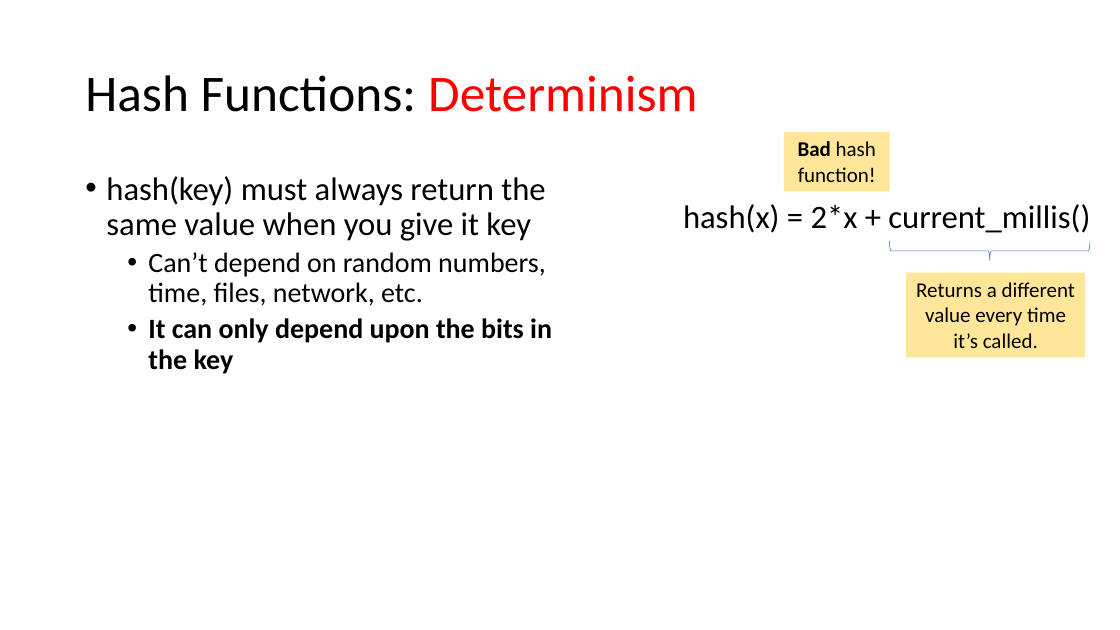
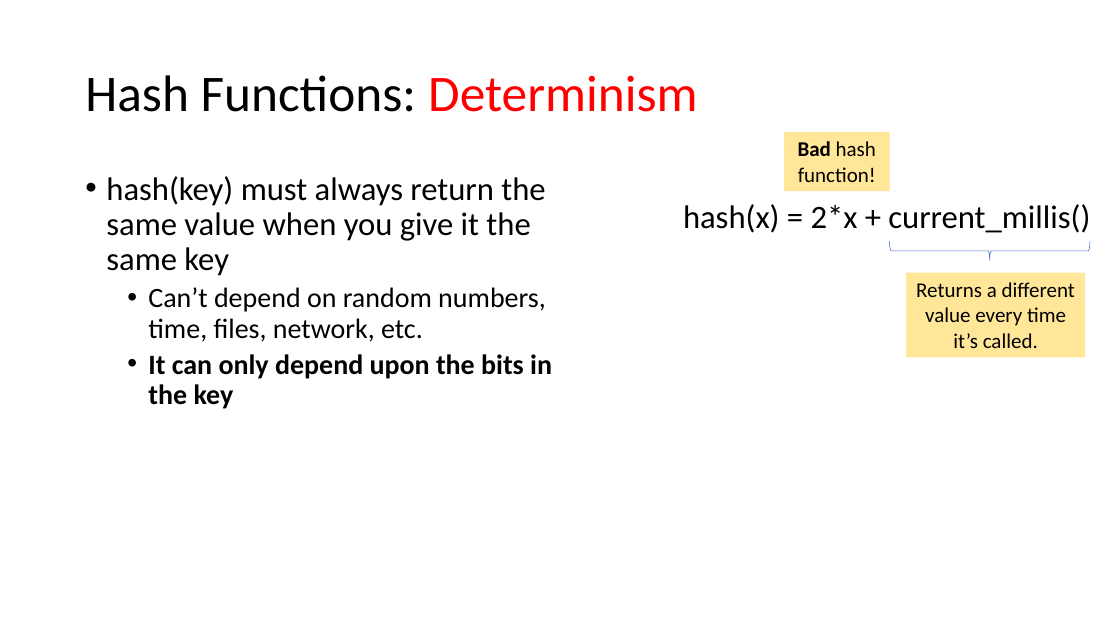
Before and after one commit to tjd1234/cmpt225fall2023, a slide deck: slide 51 of lecture_notes/week8/week8_maps_and_hashing.pptx (slide 33 before the commit). Drawn at 1120x630 pixels with LibreOffice and Linux fonts; fonts in the diff are those of the drawing. Boxes give left, top, right and bottom in pixels: in the first picture for what was removed or moved away, otherwise in the second. Text is boxed around its words. In the diff, an @@ line names an element or a change of style, - is before the commit and + after.

```diff
--- a/lecture_notes/week8/week8_maps_and_hashing.pptx
+++ b/lecture_notes/week8/week8_maps_and_hashing.pptx
@@ text at bbox=[106, 176, 545, 276]: text changed @@
-• hash(key) must always return the same value when you give it key
+• hash(key) must always return the same value when you give it the same key
```
Also in this commit, not shown: 8 other slides changed, 19 slides added.
